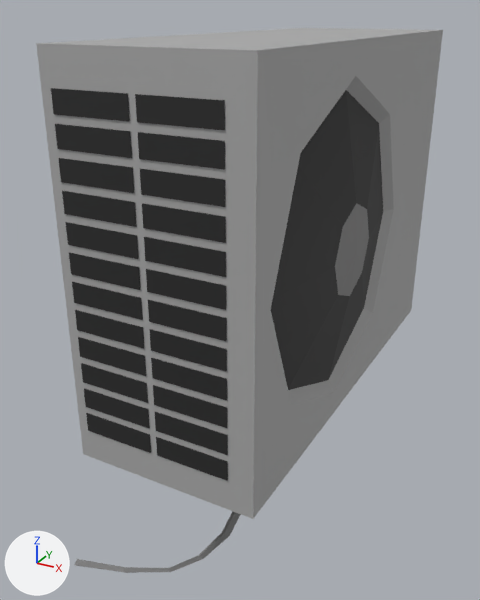
Renders of the FBX model Assets/Niveles/Scenes/AssetsPropios/CityScene/Meshes,textures/props_FBX/air conditioner wall.fbx from each side of a commit.
Rendered twice from a 50 mm camera at (0.422, -0.817, 0.504) aimed at (-0.018, -0.017, 0.104). Arrows for +X, +Y and +Z are at lower left; the lights stay in place. The picture after the commit comes second.

The first picture shows 'air conditioner wall'.
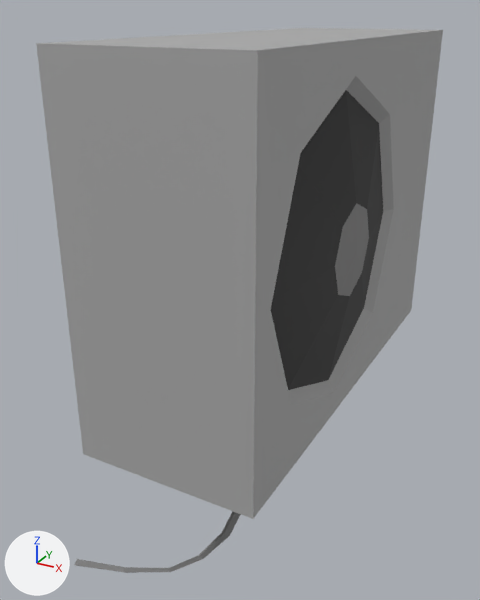
Boxes [x1, y1, x2, y2] around the edits, measured in the pictures (480 x 600 px):
part 1 of me_cube_001, deleted: before [51, 88, 228, 481]

The change in detail:
me_cube_001 is used by ob_air_conditioner_wall; location (0.294, -0.009, 0.186).
me_cube_001 had 277 vertices, 223 faces and spanned x -0.425..-0.122, y -0.295..0.341, z -0.414..0.287.
me_cube_001 now has 85 vertices, 79 faces and spans x -0.425..-0.122, y -0.294..0.341, z -0.414..0.287.
me_cube_001 part 1: 24 loose pieces with 192 vertices, spanning x -0.368..-0.17, y -0.295..-0.294, z -0.159..0.246, are deleted.
